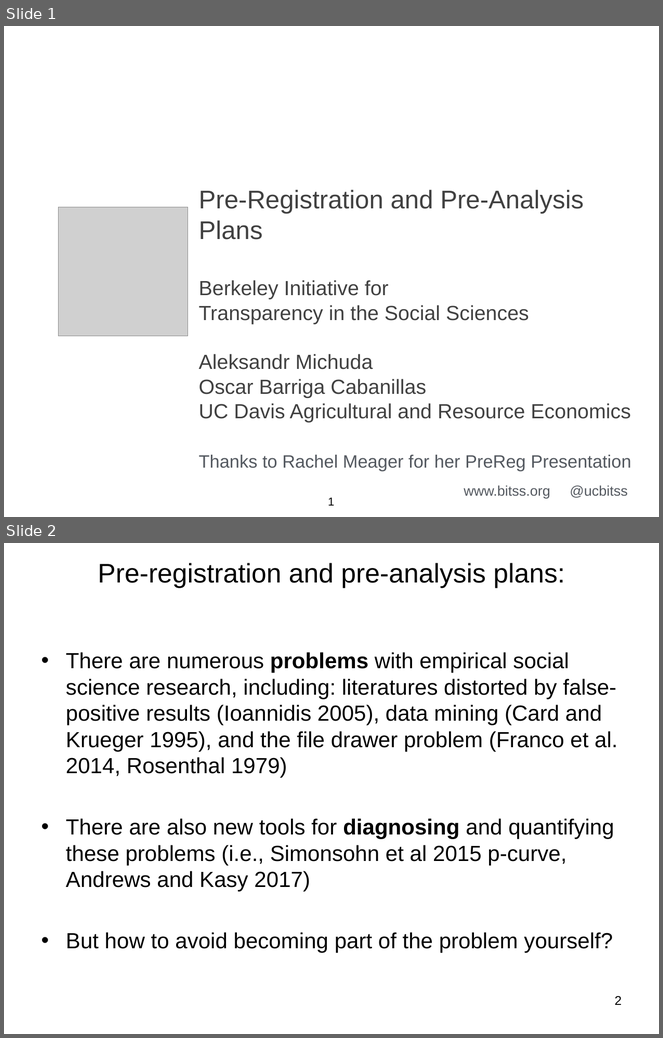
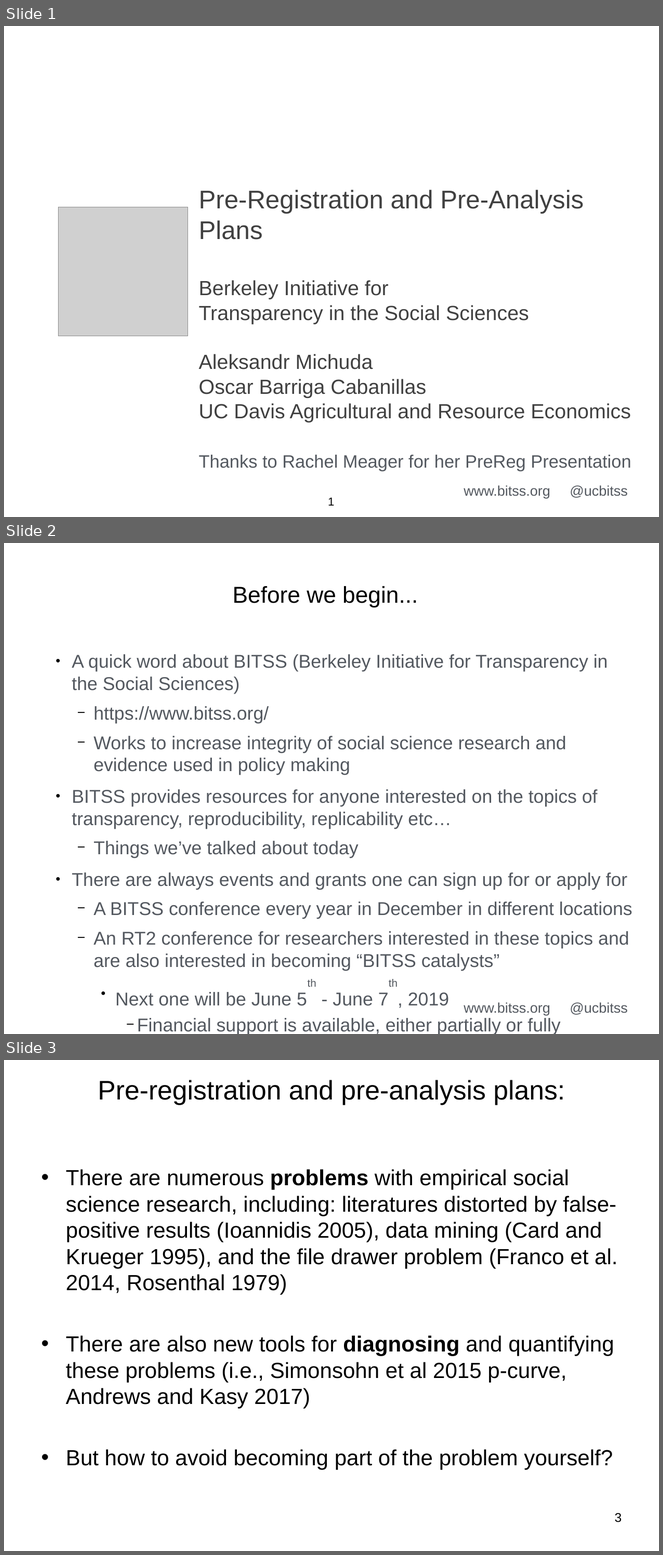
Before and after one commit to amichuda/Experimetrics-BITSS-Workshop, a slide deck: PreRegistrationAnalysis/Pre-Registration and Pre-Analysis Plans.pptx. Shown one above the other, each under a label of ours: slides 1 and 2 before the commit, slides 1, 2 and 3 after it. The pictures are 663x1038 and 663x1555 pixels, drawn with LibreOffice and Linux fonts; fonts in the diff are those of the drawing; grey boxes stand for pictures; background and template pictures are left out. Boxes give left, top, right and bottom in pixels: in the first picture for what was removed or moved away, otherwise in the second. Text is boxed around its words. In the diff, an @@ line names an element or a change of style, - is before the commit and + after.

Commit message:
added slide

```diff
--- a/PreRegistrationAnalysis/Pre-Registration and Pre-Analysis Plans.pptx
+++ b/PreRegistrationAnalysis/Pre-Registration and Pre-Analysis Plans.pptx
@@ slide 2 added at [4,543,659,1034], background picture (left out); not listed: 1 template element that a slide beside it also shows @@
@@ text added at [233,586,418,607], 36 pt, text #000000 @@
+Before we begin...
@@ text added at [72,654,633,1034], 29 pt, text #53585F @@
+● A quick word about BITSS (Berkeley Initiative for Transparency in the Social Sciences)
+  − https://www.bitss.org/
+  − Works to increase integrity of social science research and evidence used in policy making
+● BITSS provides resources for anyone interested on the topics of transparency, reproducibility, replicability etc…
+  − Things we’ve talked about today
+● There are always events and grants one can sign up for or apply for
+  − A BITSS conference every year in December in different locations
+  − An RT2 conference for researchers interested in these topics and are also interested in becoming “BITSS catalysts”
+    ● Next one will be June 5th - June 7th, 2019
+      − Financial support is available, either partially or fully
@@ what was slide 2 is now slide 3 @@
@@ page number at [615,1513,622,1523]: text changed @@
-2
+3
```
